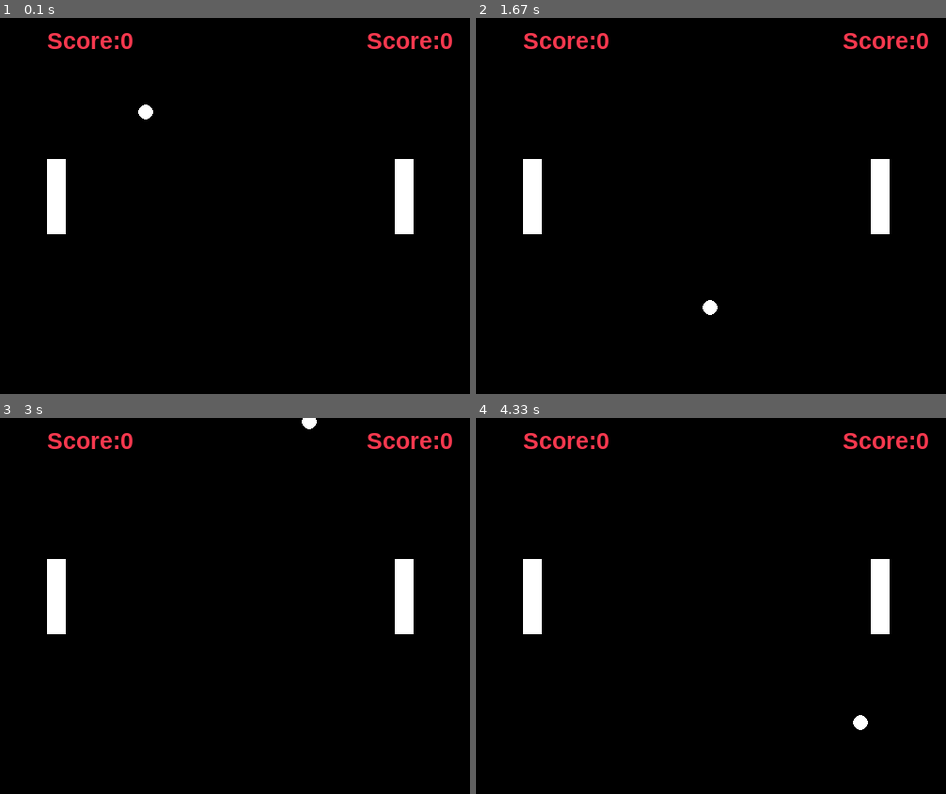
Above: before the commit, frames 1-4 (two rows, left to right).
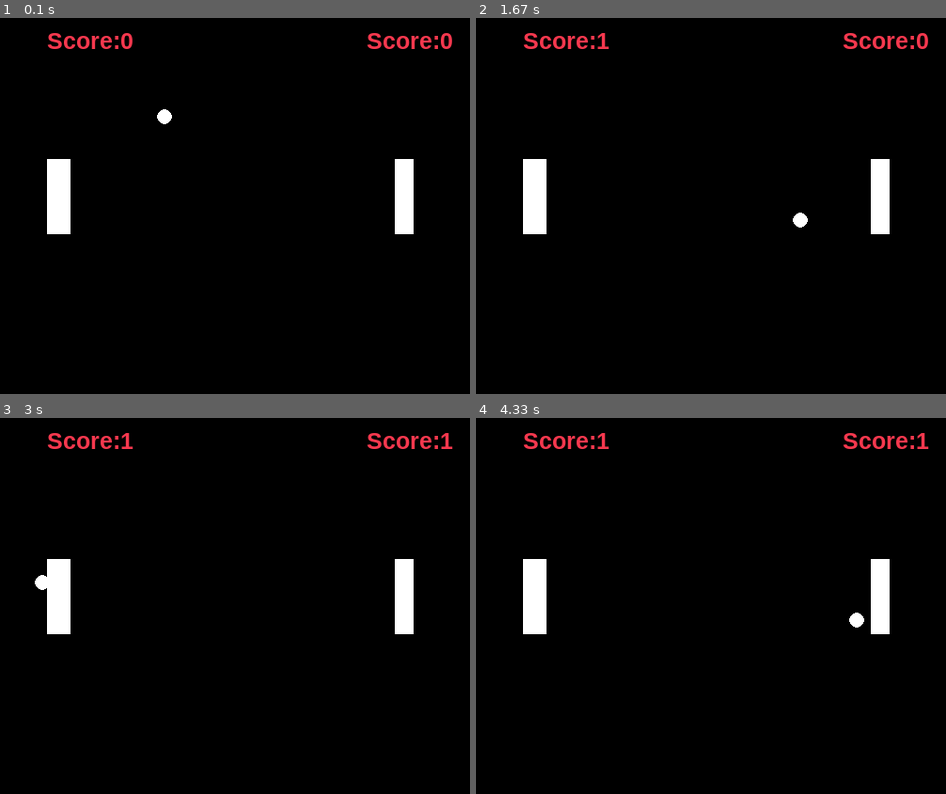
Above: after the commit, the same moments.

Repository: DhirajMeenavilli/PyGamePong
Game: pygame game, started from PyGamePongV2.py
The game is run twice, just before and just after one commit, with the same random seed, the same clock (stepped at 60 frames per second) and the same inputs.
Inputs:
- Up to frame 1 (0.1 s): no input
- Up to frame 2 (1.67 s): no input
- Up to frame 3 (3 s): no input
- Up to frame 4 (4.33 s): no input

The runs differ from the first frame. In frame 1, 0.4% of the frame differs, in the area x 14-37%, y 23-58%; in frame 2, 0.5%; in frame 3, 0.5%; in frame 4, 0.6%, in the area x 14-97%, y 4-83%.

Commit message:
The score mechanic along with only the front of the paddles being contacted by the ball for it to bounce off is complete.

Diff:
--- a/PyGamePongV2.py
+++ b/PyGamePongV2.py
@@ -3,6 +3,12 @@
 # User-defined functions
 score = 0
 score2 = 0
+
+def interact(paddle,ball):
+    if ball.center[0] > paddle.x and ball.center[0] < (paddle.x + paddle.length):
+        if ball.center[1] > paddle.y - 30 and ball.center[1] < paddle.y + paddle.width + 20:
+            return True
+
 
 def main():
     pygame.init()
@@ -29,9 +35,11 @@
         self.close_clicked = False
         self.continue_game = True
         # === game specific objects
-        self.small_dot = Ball('white', 8, [150, 80], [1, 4], self.surface)
+        self.small_dot = Ball('white', 8, [150, 80], [5,5], self.surface)
         self.left_paddle = Paddle('white',50,150,20,80,self.surface)
         self.right_paddle = Paddle('white',420,150,20,80,self.surface)
+        self.contact_paddle_left = Paddle('white', 65, 150, 10, 80, self.surface)
+        self.contact_paddle_right = Paddle('white', 420, 150, 10, 80, self.surface)
         #self.max_frames = 150
         #self.frame_counter = 0
 
@@ -41,6 +49,15 @@
         while not self.close_clicked:  # until player clicks close box
             # play frame
             self.handle_events()
+
+            if interact(self.contact_paddle_right,self.small_dot):
+                if self.small_dot.velocity[0] > 0:
+                    self.small_dot.hit()
+
+            if interact(self.contact_paddle_left,self.small_dot):
+                if self.small_dot.velocity[0] < 0:
+                    self.small_dot.hit()
+
             score,score2 = self.small_dot.ScoreUp(score,score2)
             self.draw(score,score2)
             if self.continue_game:
@@ -69,6 +86,8 @@
         self.small_dot.draw()
         self.left_paddle.draw()
         self.right_paddle.draw()
+        self.contact_paddle_left.draw()
+        self.contact_paddle_right.draw()
         pygame.display.update()  # make the updated surface appear on the display
 
     def update(self):
@@ -111,7 +130,7 @@
             self.velocity[1] = self.velocity[1] * -1
 
     def hit(self):
-        self.velocity[0] = self.velocity[0] = self.velocity[0] * -1
+        self.velocity[0] = self.velocity[0] * -1
 
     def ScoreUp(self,score,score2):
         if self.center[0] > 490:
@@ -124,6 +143,10 @@
 class Paddle:
     def __init__(self,colour,x,y,length,width,surface):
         self.color = pygame.Color(colour)
+        self.x = x
+        self.y = y
+        self.length = length
+        self.width = width
         self.pos = [x,y]
         self.dim = [length,width]
         self.surface = surface
